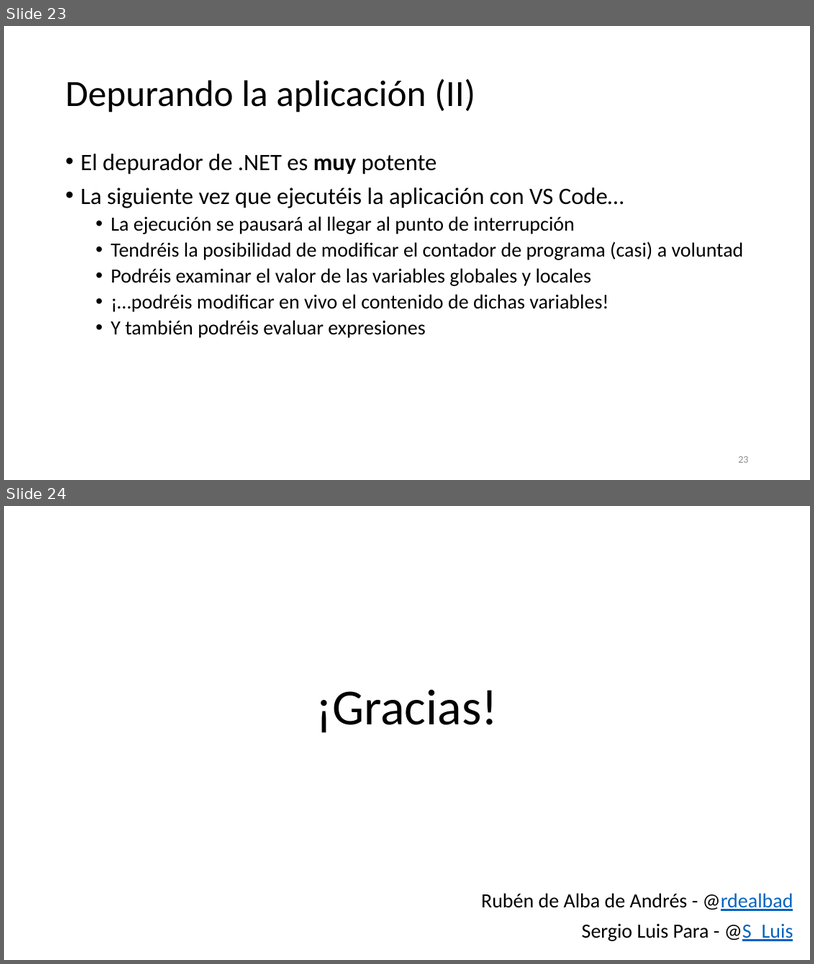
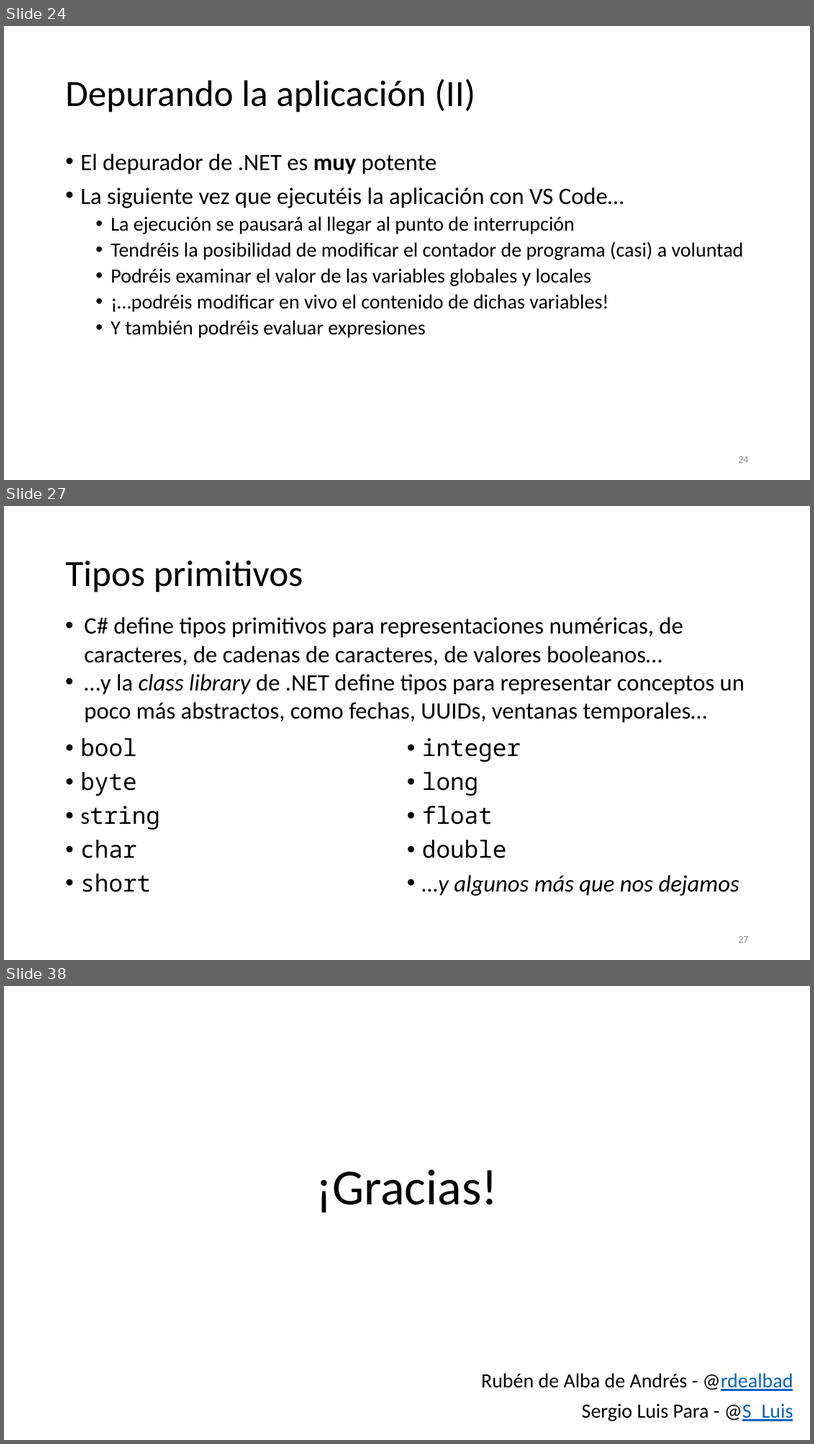
Before and after one commit to SergioLuis/hour-of-code-uva-2021, a slide deck: slides.pptx. Shown one above the other, each under a label of ours: slides 23 and 24 before the commit, slides 24, 27 and 38 after it; the slides between them are not shown. The pictures are 814x964 and 814x1444 pixels, drawn with LibreOffice and Linux fonts; fonts in the diff are those of the drawing. Boxes give left, top, right and bottom in pixels: in the first picture for what was removed or moved away, otherwise in the second. Text is boxed around its words. In the diff, an @@ line names an element or a change of style, - is before the commit and + after.

```diff
--- a/slides.pptx
+++ b/slides.pptx
@@ slide 27 added at [4, 506, 810, 960], background #FFFFFF @@
@@ title added at [65, 560, 304, 592], 44 pt, text #000000 @@
+Tipos primitivos
@@ text added at [84, 617, 745, 723], 28 pt, text #000000 @@
+• C# define tipos primitivos para representaciones numéricas, de caracteres, de cadenas de caracteres, de valores booleanos…
+• …y la class library de .NET define tipos para representar conceptos un poco más abstractos, como fechas, UUIDs, ventanas temporales…
@@ text added at [80, 738, 740, 896], 28 pt, text #000000 @@
+• bool
+• byte
+• string
+• char
+• short
+• integer
+• long
+• float
+• double
+• …y algunos más que nos dejamos
@@ page number added at [738, 936, 748, 942], 12 pt, text #8C8C8C @@
+27
@@ what was slide 23 is now slide 24 @@
@@ page number at [738, 456, 748, 462]: text changed @@
-23
+24
@@ what was slide 24 is now slide 38 @@
```
Also in this commit, not shown: 8 slides changed, 13 other slides added, 1 other file.
